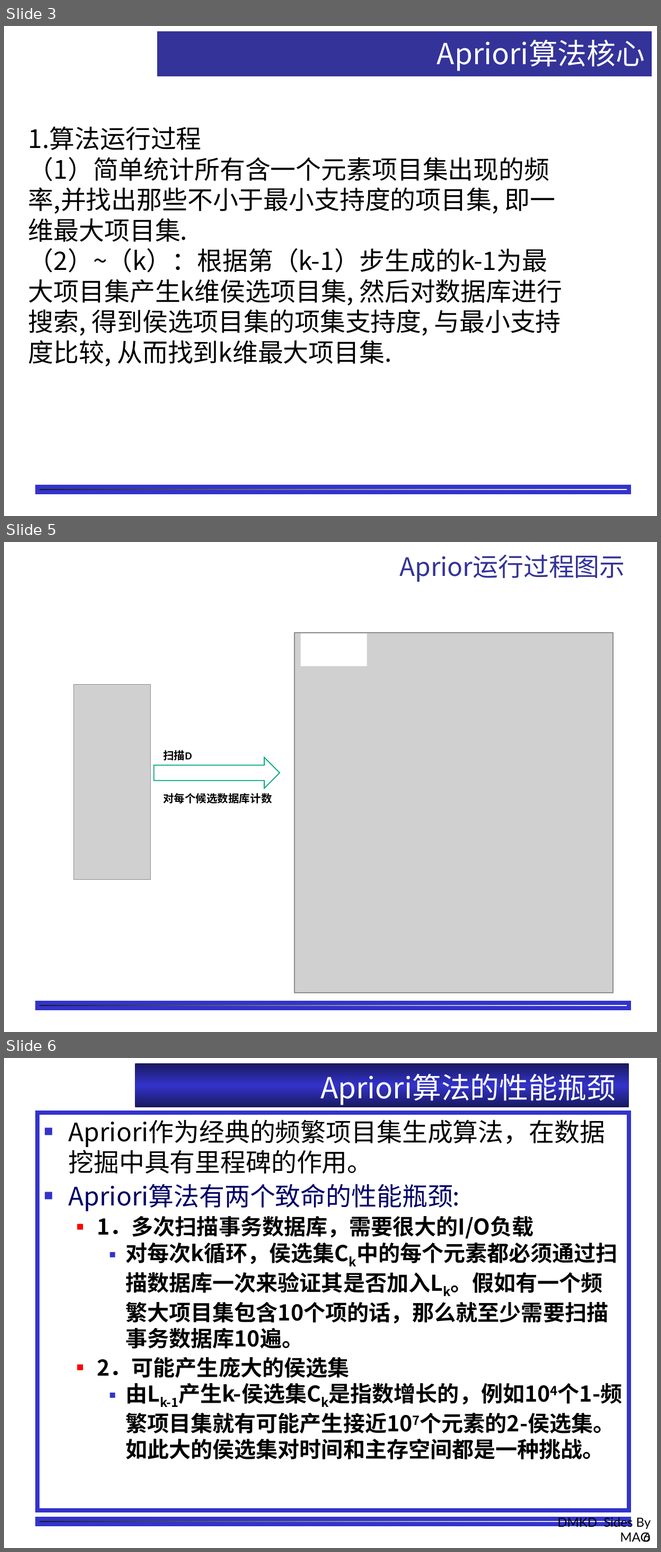
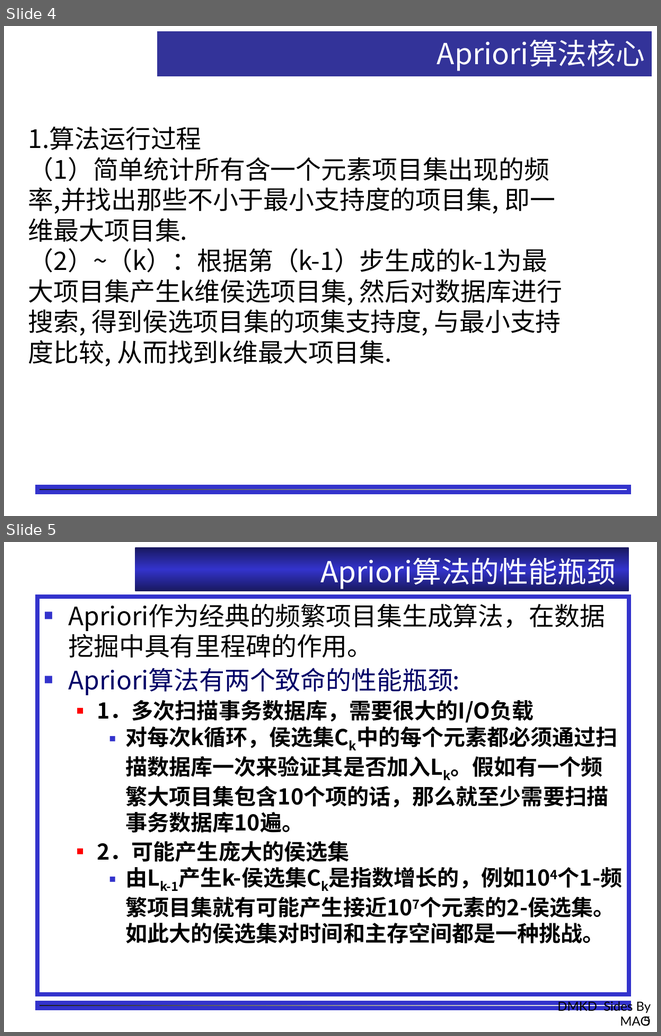
Before and after one commit to shfkuang/shfkuang.github.io, a slide deck: dm/ch3.2.ppt. Shown one above the other, each under a label of ours: slides 3, 5 and 6 before the commit, slides 4 and 5 after it; the slides between them are not shown. The pictures are 661x1552 and 661x1036 pixels, drawn with LibreOffice and Linux fonts; fonts in the diff are those of the drawing; grey boxes stand for pictures; background and template pictures are left out. Boxes give left, top, right and bottom in pixels: in the first picture for what was removed or moved away, otherwise in the second. Text is boxed around its words. In the diff, an @@ line names an element or a change of style, - is before the commit and + after.

```diff
--- a/dm/ch3.2.ppt
+++ b/dm/ch3.2.ppt
@@ slide 5 removed at (4, 542, 657, 1032), background #FFFFFF; not listed: 1 template element that a slide beside it also shows @@
@@ text removed at (400, 555, 625, 582) @@
-Aprior运行过程图示
@@ picture removed at (294, 633, 613, 992) @@
@@ rectangle removed at (300, 633, 367, 666) @@
@@ picture removed at (74, 685, 151, 879) @@
@@ right arrow removed at (154, 758, 280, 788) @@
@@ text removed at (163, 750, 192, 760) @@
-扫描D
@@ text removed at (163, 793, 272, 803) @@
-对每个候选数据库计数
@@ what was slide 3 is now slide 4 @@
@@ what was slide 6 is now slide 5 @@
@@ page number at (643, 1016, 651, 1026): text changed @@
-6
+5
```
Also in this commit, not shown: 4 slides changed, 2 slides added, 1 other slide removed, 2 other files.
